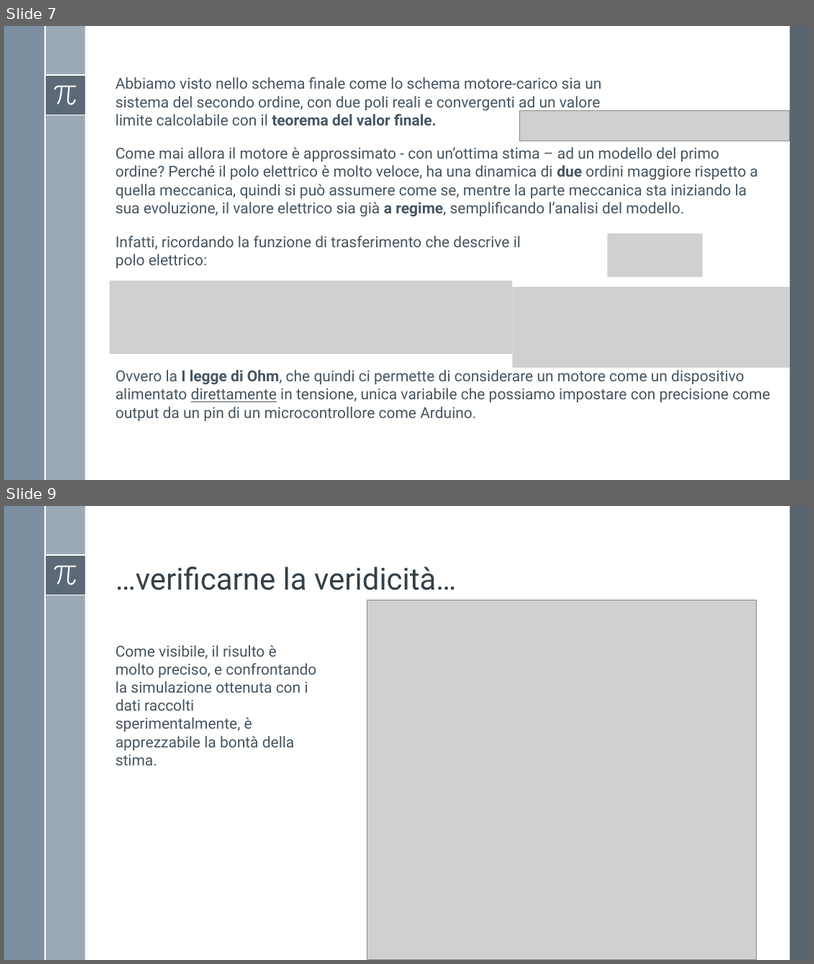
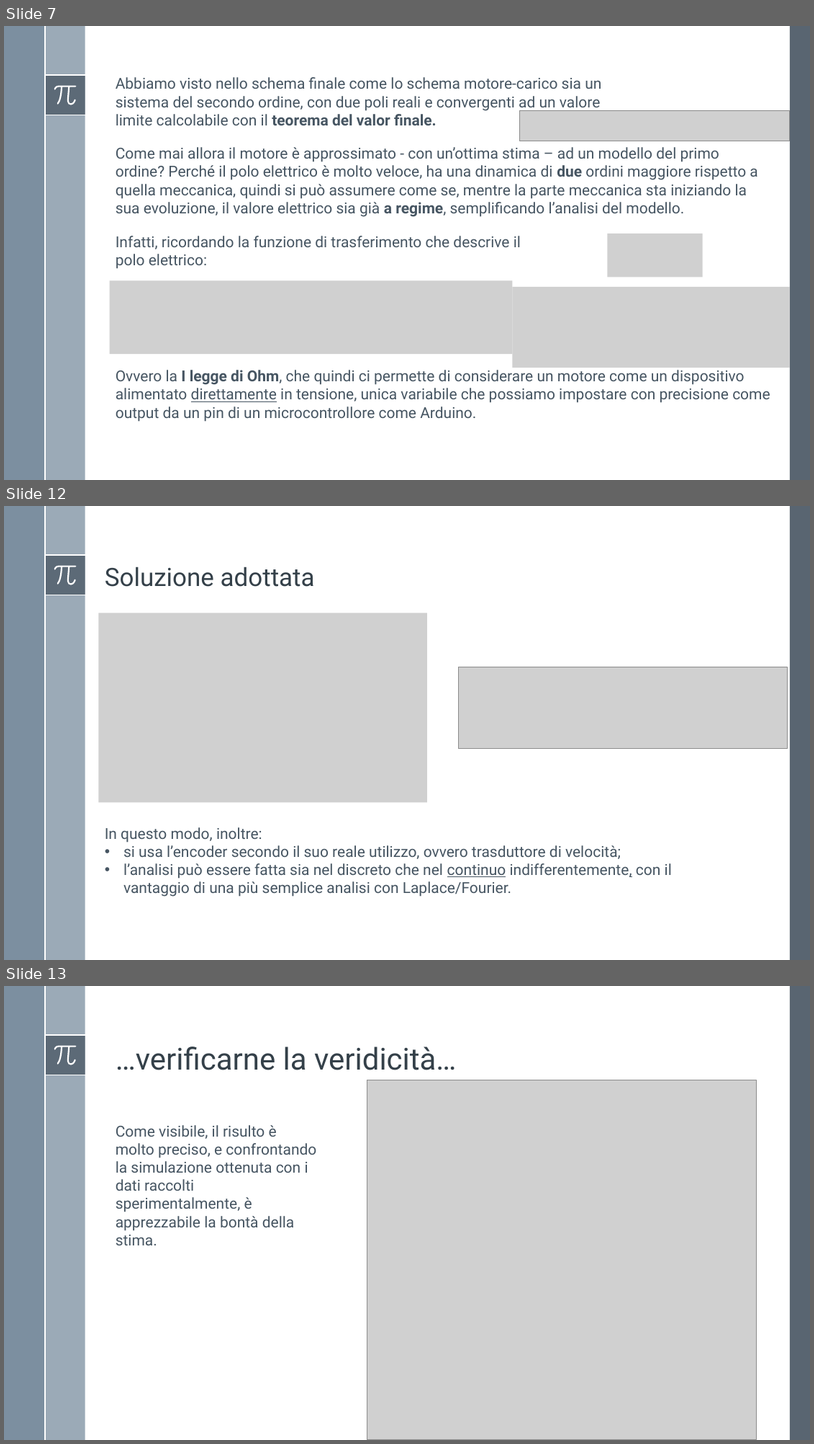
Before and after one commit to Alfystar/mv-Project, a slide deck: 00_Relazione/2-Modello e identificazione di un motore DC/Modello e identificazione di un motore DC.pptx. Shown one above the other, each under a label of ours: slides 7 and 9 before the commit, slides 7, 12 and 13 after it; the slides between them are not shown. The pictures are 814x964 and 814x1444 pixels, drawn with LibreOffice and Linux fonts; fonts in the diff are those of the drawing; grey boxes stand for pictures. Boxes give left, top, right and bottom in pixels: in the first picture for what was removed or moved away, otherwise in the second. Text is boxed around its words. In the diff, an @@ line names an element or a change of style, - is before the commit and + after.

```diff
--- a/00_Relazione/2-Modello e identificazione di un motore DC/Modello e identificazione di un motore DC.pptx
+++ b/00_Relazione/2-Modello e identificazione di un motore DC/Modello e identificazione di un motore DC.pptx
@@ slide 12 added at (4,506,810,960), background #FFFFFF; not listed: 8 template elements that a slide beside it also shows @@
@@ title added at (105,566,315,587), 30 pt, text #35404A @@
+Soluzione adottata
@@ picture added at (99,613,427,803) @@
@@ picture added at (459,667,787,749) @@
@@ text added at (105,827,672,896), 18 pt, text #465562 @@
+In questo modo, inoltre:
+• si usa l’encoder secondo il suo reale utilizzo, ovvero trasduttore di velocità;
+• l’analisi può essere fatta sia nel discreto che nel continuo indifferentemente, con il vantaggio di una più semplice analisi con Laplace/Fourier.
@@ what was slide 9 is now slide 13 @@
```
Also in this commit, not shown: 1 slide changed, 8 other slides added, 12 other files.
